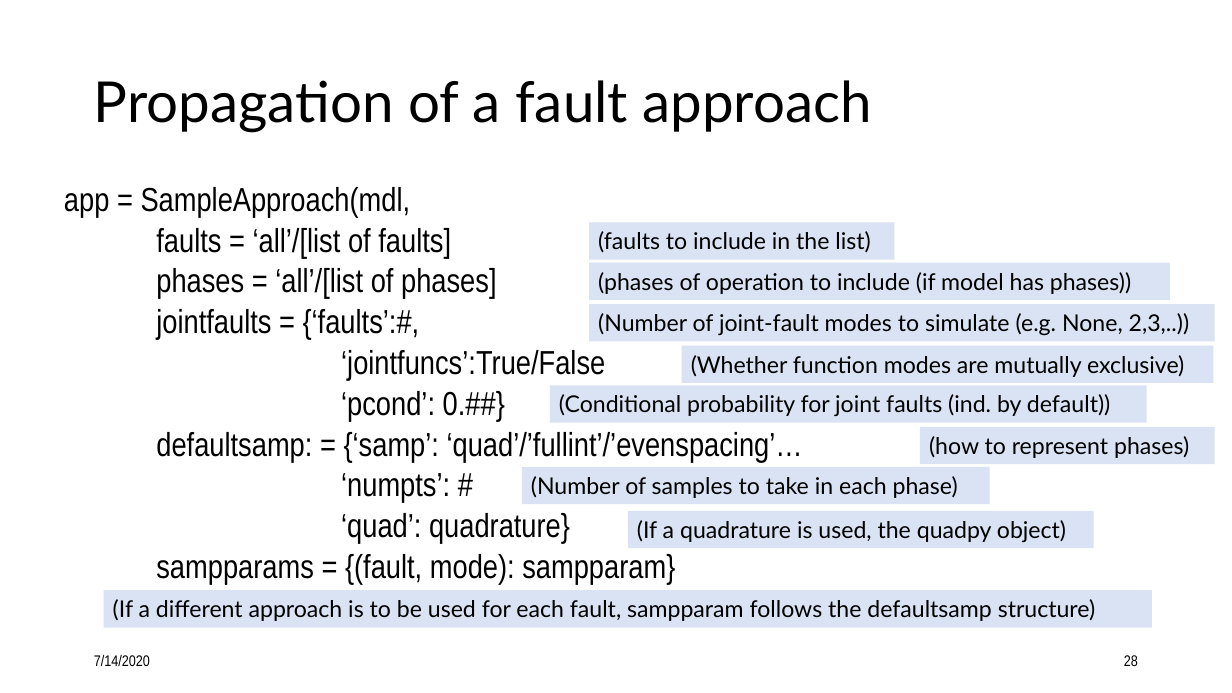
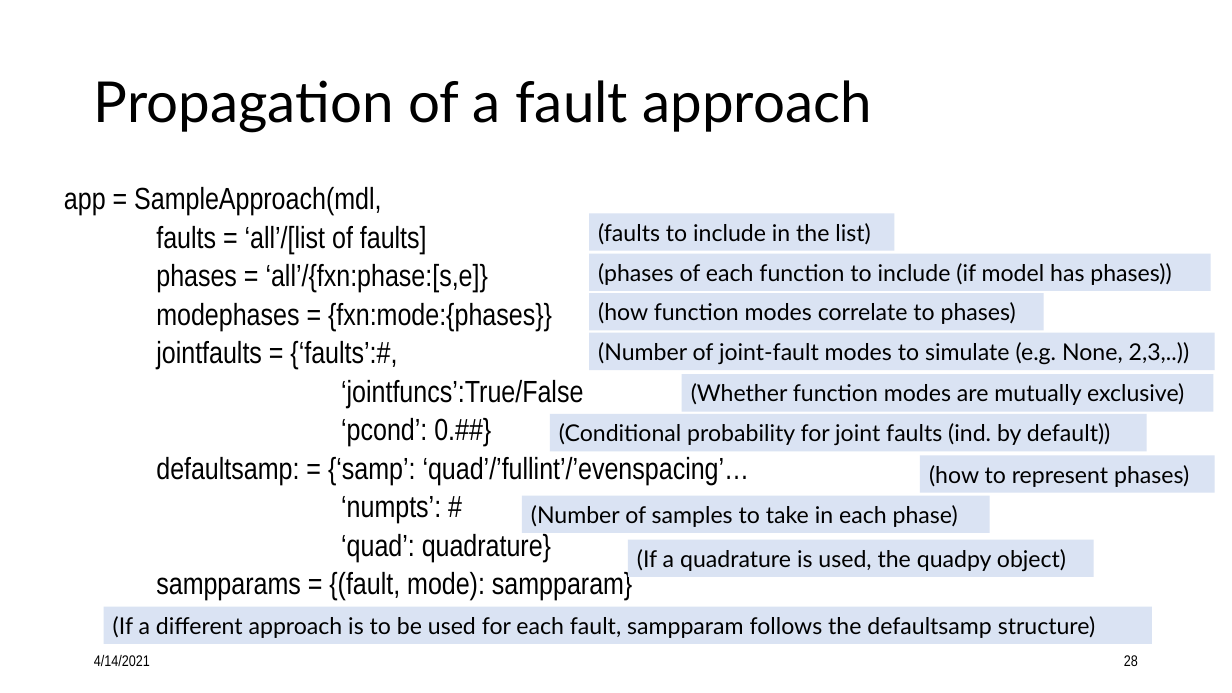
Before and after one commit to nasa/fmdtools, a slide deck: slide 28 of docs/Intro to fmdtools.pptx. Drawn at 1232x693 pixels with LibreOffice and Linux fonts; fonts in the diff are those of the drawing. Boxes give left, top, right and bottom in pixels: in the first picture for what was removed or moved away, otherwise in the second. Text is boxed around its words. In the diff, an @@ line names an element or a change of style, - is before the commit and + after.

```diff
--- a/docs/Intro to fmdtools.pptx
+++ b/docs/Intro to fmdtools.pptx
@@ text at [64,187,750,601]: size 25.9 to 23.8 pt in "app = SampleApproach(mdl,", "faults = ‘all’/[list of faults]", "jointfaults = {‘faults’:#,", "‘jointfuncs’:True/False" and 5 more places @@
@@ rectangle "(faults to include in the ...": place and size @@
-rectangle "(faults to include in the ..." at [590,223,895,260]
+rectangle "(faults to include in the ..." at [590,213,895,250]
@@ text at [156,264,552,331]: text changed; size 25.9 to 23.8 pt @@
-phases = ‘all’/[list of phases]
+phases = ‘all’/{fxn:phase:[s,e]}
+modephases = {fxn:mode:{phases}}
@@ rectangle "(phases of each function to ...": place and size @@
-rectangle "(phases of each function to ..." at [590,262,1171,299]
+rectangle "(phases of each function to ..." at [590,254,1212,291]
@@ text in rectangle at [598,263,1171,285]: text changed @@
-(phases of operation to include (if model has phases))
+(phases of each function to include (if model has phases))
@@ text added at [598,302,1016,324], 18 pt, text #000000 @@
+(how function modes correlate to phases)
@@ 5 rectangles, 1 text: place and size @@
-5 rectangles, 1 text at [522,304,1215,548]
+5 rectangles, 1 text at [522,342,1215,577]
@@ rectangle "(If a different approach is ...": place and size @@
-rectangle "(If a different approach is ..." at [104,591,1153,628]
+rectangle "(If a different approach is ..." at [104,607,1153,644]
@@ text at [94,655,150,666]: text changed @@
-7/14/2020
+4/14/2021
```
Also in this commit, not shown: 35 other slides changed, 2 other files.
